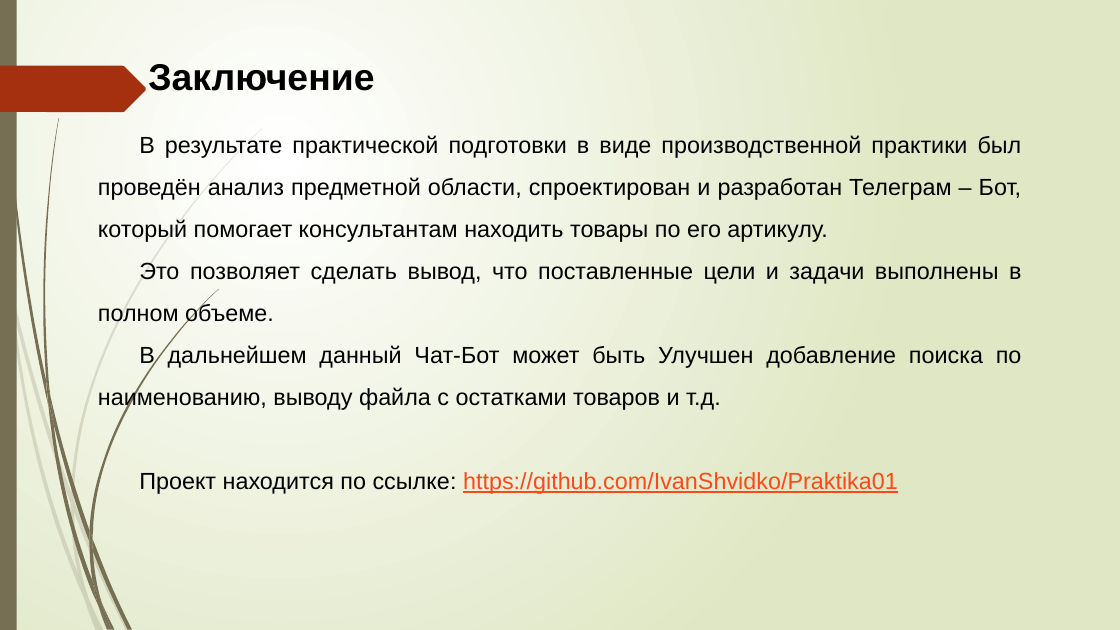
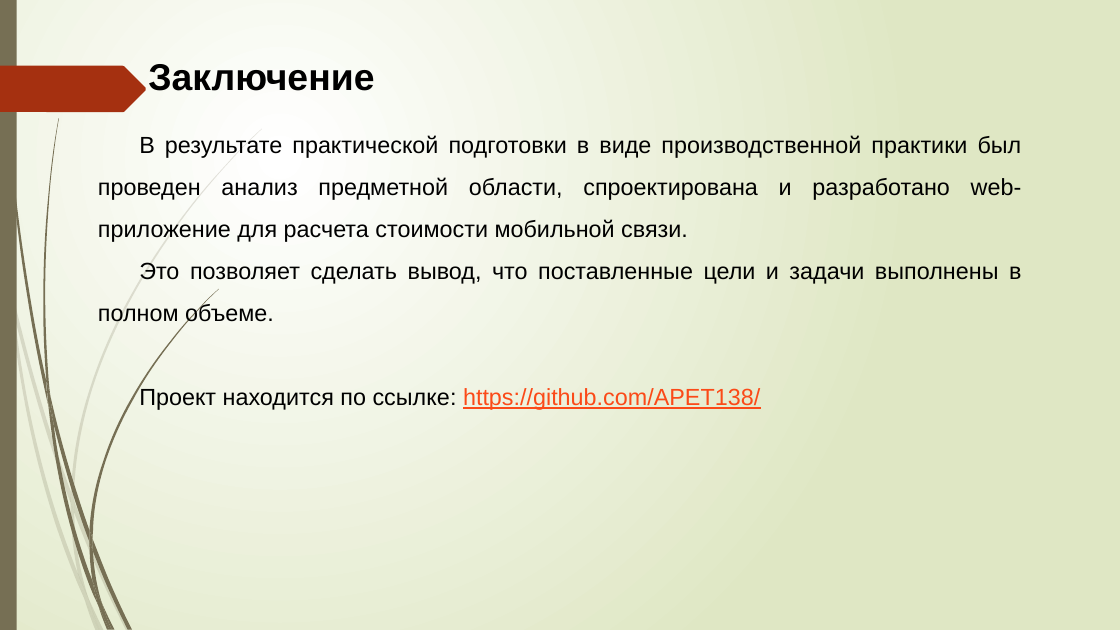
Before and after one commit to APET138/ISPP-5, a slide deck: slide 7 of Презентация.pptx. Drawn at 1120x630 pixels with LibreOffice and Linux fonts; fonts in the diff are those of the drawing. Boxes give left, top, right and bottom in pixels: in the first picture for what was removed or moved away, otherwise in the second. Text is boxed around its words. In the diff, an @@ line names an element or a change of style, - is before the commit and + after.

```diff
--- a/Презентация.pptx
+++ b/Презентация.pptx
@@ text at <box>98,135,1022,242</box>: text changed @@
-В результате практической подготовки в виде производственной практики был проведён анализ предметной области, спроектирован и разработан Телеграм – Бот, который помогает консультантам находить товары по его артикулу.
+В результате практической подготовки в виде производственной практики был проведен анализ предметной области, спроектирована и разработано web-приложение для расчета стоимости мобильной связи.
@@ text at <box>139,386,760,410</box>: text changed; text colour #000000 to #FB4A18 @@
-В дальнейшем данный Чат-Бот может быть Улучшен добавление поиска по наименованию, выводу файла с остатками товаров и т.д.
-Проект находится по ссылке: https://github.com/IvanShvidko/Praktika01
+Проект находится по ссылке: https://github.com/APET138/
```
Also in this commit, not shown: 1 other slide changed, 2 other files.
